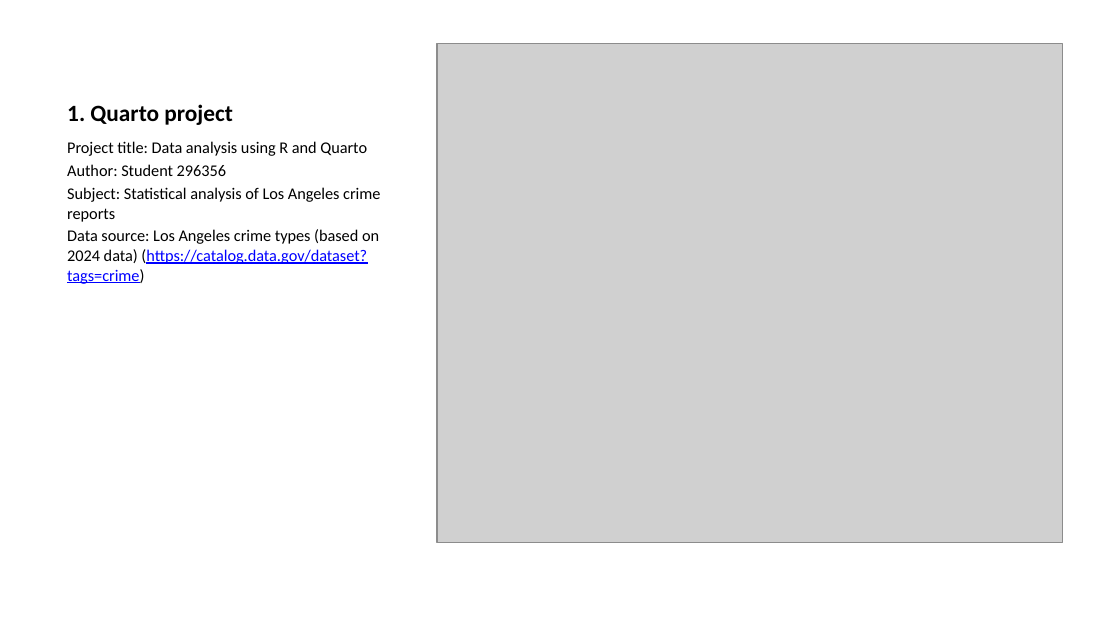
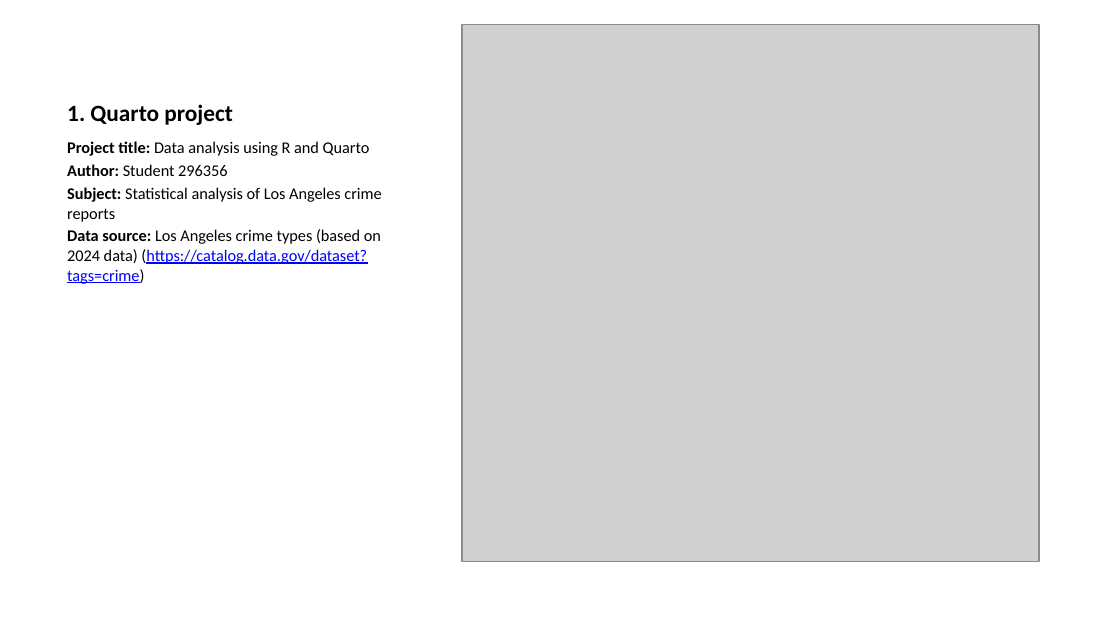
Before and after one commit to glizzynski/Project_Quarto_R, a slide deck: slide 3 of Project_Quarto_R.pptx. Drawn at 1120x630 pixels with LibreOffice and Linux fonts; fonts in the diff are those of the drawing; grey boxes stand for pictures. Boxes give left, top, right and bottom in pixels: in the first picture for what was removed or moved away, otherwise in the second. Text is boxed around its words. In the diff, an @@ line names an element or a change of style, - is before the commit and + after.

```diff
--- a/Project_Quarto_R.pptx
+++ b/Project_Quarto_R.pptx
@@ picture: place and size @@
-picture at (437, 44, 1062, 543)
+picture at (461, 25, 1038, 561)
@@ text "Project title: Data analysis using ..." at (67, 141, 381, 284): bold on in "Project title:", "Author:", "Subject:", "Data source:" @@
```
Also in this commit, not shown: 5 other slides changed, 4 slides added, 3 other files.
